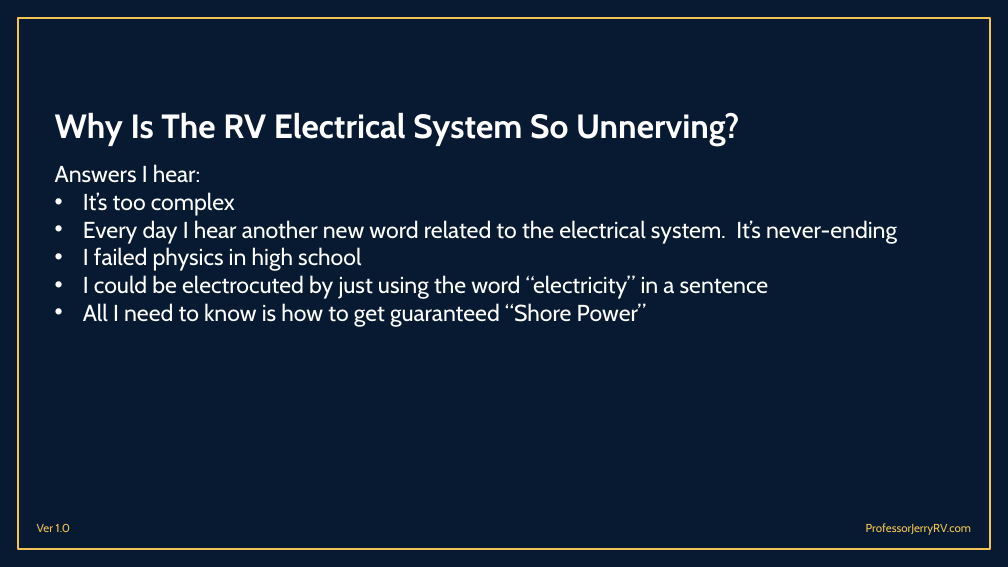
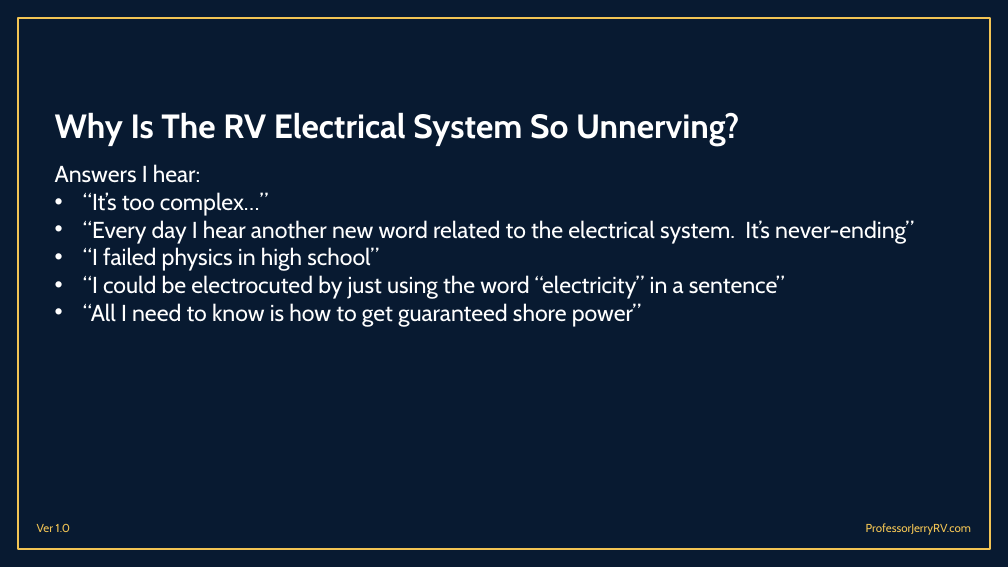
Before and after one commit to malcolmbss/ProfessorJerryRV, a slide deck: slide 2 of Presentations/RV Electrical Systems 101 - Part 1.pptx. Drawn at 1008x567 pixels with LibreOffice and Linux fonts; fonts in the diff are those of the drawing; background and template pictures are left out. Boxes give left, top, right and bottom in pixels: in the first picture for what was removed or moved away, otherwise in the second. Text is boxed around its words. In the diff, an @@ line names an element or a change of style, - is before the commit and + after.

```diff
--- a/Presentations/RV Electrical Systems 101 - Part 1.pptx
+++ b/Presentations/RV Electrical Systems 101 - Part 1.pptx
@@ text at (x1=83, y1=192, x2=914, y2=327): text changed @@
-• It’s too complex
-• Every day I hear another new word related to the electrical system. It’s never-ending
-• I failed physics in high school
-• I could be electrocuted by just using the word “electricity” in a sentence
-• All I need to know is how to get guaranteed “Shore Power”
+• “It’s too complex…”
+• “Every day I hear another new word related to the electrical system. It’s never-ending”
+• “I failed physics in high school”
+• “I could be electrocuted by just using the word “electricity” in a sentence”
+• “All I need to know is how to get guaranteed shore power”
```
Also in this commit, not shown: 1 other slide changed, 11 slides added, 7 other files.
